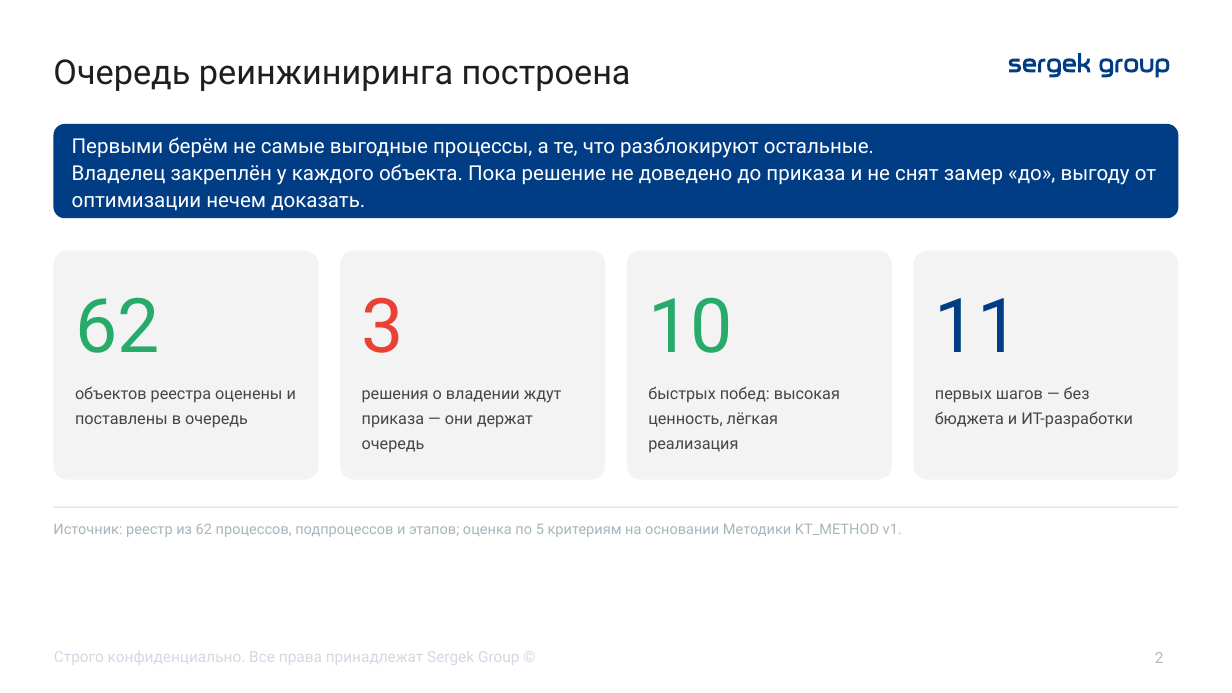
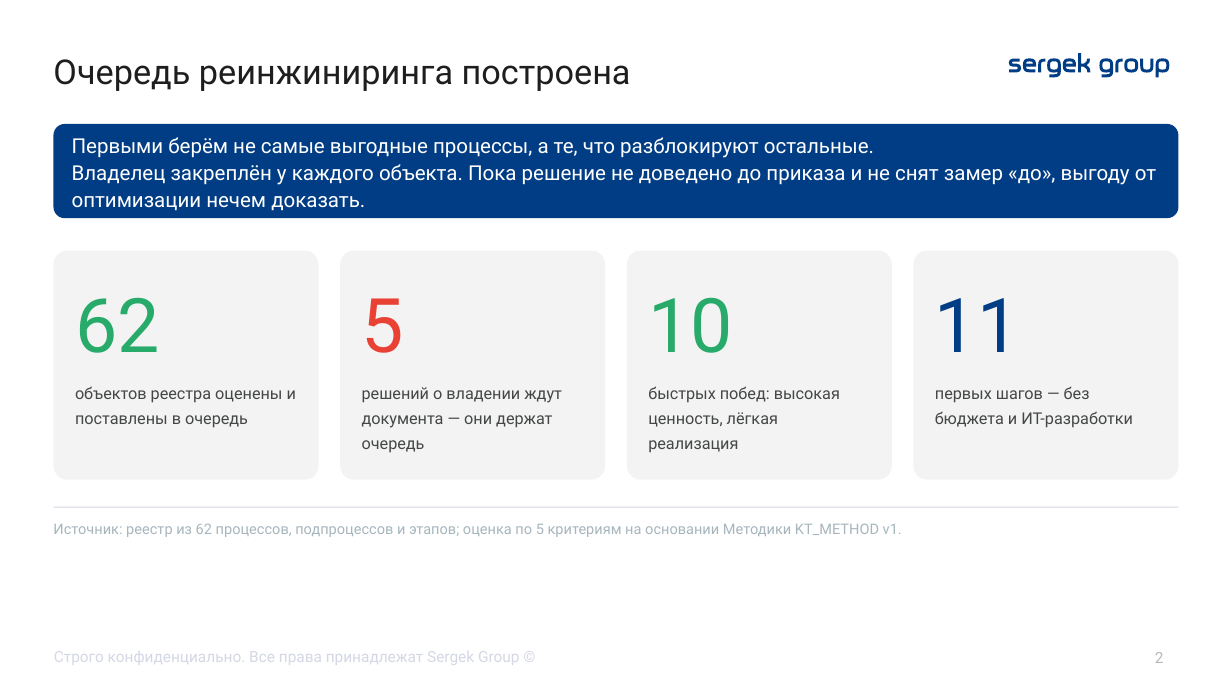
Before and after one commit to TemeshevProject/SG-DUP-Project, a slide deck: slide 2 of dup_project/02_Презентация/ДУП_Приоритеты_реинжиниринга_презентация.pptx. Drawn at 1232x693 pixels with LibreOffice and Linux fonts; fonts in the diff are those of the drawing. Boxes give left, top, right and bottom in pixels: in the first picture for what was removed or moved away, otherwise in the second. Text is boxed around its words. In the diff, an @@ line names an element or a change of style, - is before the commit and + after.

```diff
--- a/dup_project/02_Презентация/ДУП_Приоритеты_реинжиниринга_презентация.pptx
+++ b/dup_project/02_Презентация/ДУП_Приоритеты_реинжиниринга_презентация.pptx
@@ text at (362,298,404,353): text changed @@
-3
+5
@@ text at (362,387,562,453): text changed @@
-решения о владении ждут приказа — они держат очередь
+решений о владении ждут документа — они держат очередь
```
Also in this commit, not shown: 8 other files.
